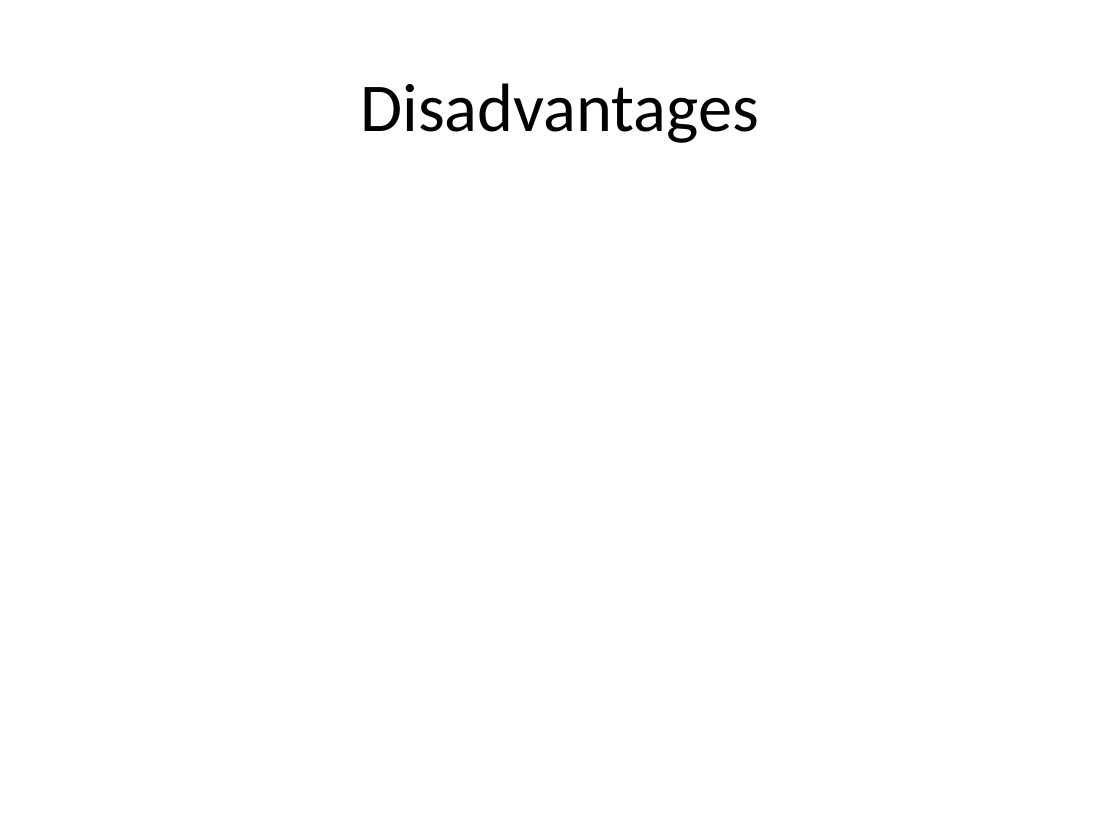
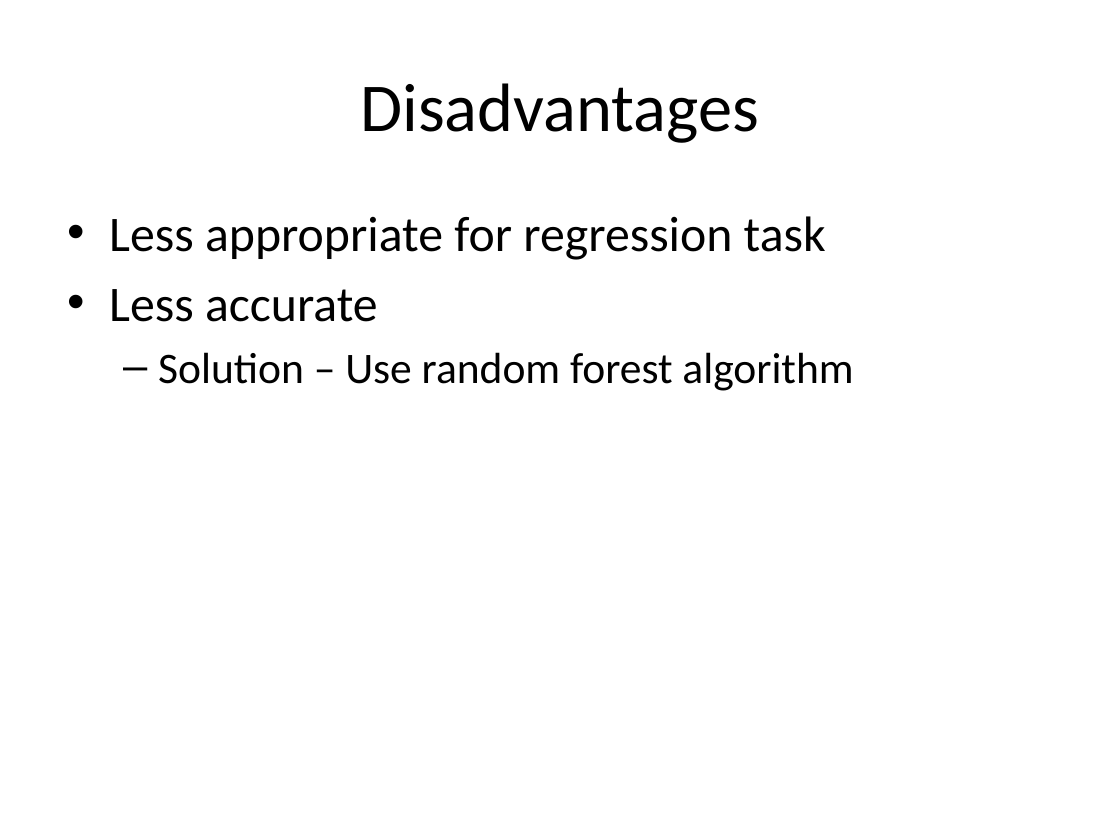
Before and after one commit to look4pritam/ArtificialIntelligence, a slide deck: slide 11 of MachineLearning/DecisionTree.pptx. Drawn at 1120x840 pixels with LibreOffice and Linux fonts; fonts in the diff are those of the drawing. Boxes give left, top, right and bottom in pixels: in the first picture for what was removed or moved away, otherwise in the second. Text is boxed around its words. In the diff, an @@ line names an element or a change of style, - is before the commit and + after.

```diff
--- a/MachineLearning/DecisionTree.pptx
+++ b/MachineLearning/DecisionTree.pptx
@@ text added at (x1=109, y1=216, x2=853, y2=391), 32 pt, text #000000 @@
+• Less appropriate for regression task
+• Less accurate
+  – Solution – Use random forest algorithm
```
Also in this commit, not shown: 3 other slides changed.
